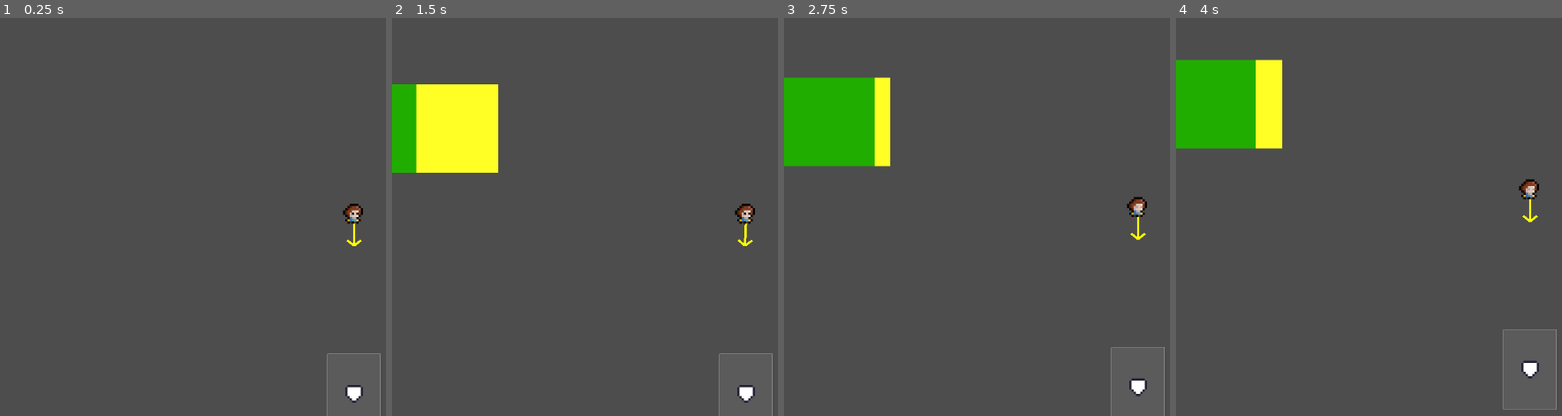
Above: before the commit, frames 1-4 (left to right).
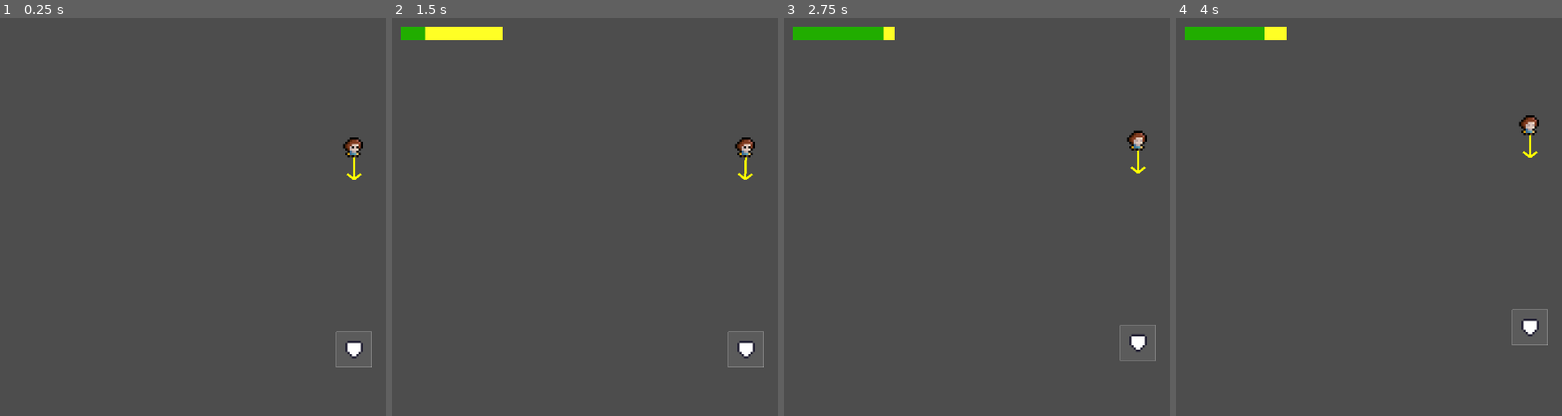
Above: after the commit, the same moments.

Repository: LunchBoxValley/base_quest
Game: Godot game, scene res://scenes/main/main.tscn
The game is run twice, just before and just after one commit, with the same random seed, the same clock (stepped at 60 frames per second) and the same inputs.
Inputs:
- Up to frame 1 (0.25 s): no input
- Up to frame 2 (1.5 s): tap Enter (pitch) at 0.5, 0.6 s; tap Space at 1.25 s; tap Left (aim_left) at 1.35 s
- Up to frame 3 (2.75 s): tap Enter (pitch) at 1.55, 2.3 s; tap Right (aim_right) at 2.1 s
- Up to frame 4 (4 s): tap Enter (pitch) at 2.85, 3.5, 3.6 s

The runs differ from the first frame. In frame 1, 1.0% of the frame differs, in the area x 84-99%, y 30-100%; in frame 2, 8.0%; in frame 3, 8.0%; in frame 4, 8.1%, in the area x 0-99%, y 2-99%.

Commit message:
update 4
updated pitching and hud

Diff:
--- a/UI/pitch_meter.tscn
+++ b/UI/pitch_meter.tscn
@@ -9,19 +9,21 @@
 anchor_top = 1.0
 anchor_right = 0.5
 anchor_bottom = 1.0
+offset_left = -160.0
+offset_top = -180.0
+offset_right = -104.0
+offset_bottom = -168.0
 grow_horizontal = 2
 grow_vertical = 0
 script = ExtResource("1_mw6vt")
 
 [node name="BarBG" type="ColorRect" parent="."]
-custom_minimum_size = Vector2(48, 0)
 layout_mode = 0
-offset_right = 40.0
-offset_bottom = 40.0
+offset_right = 46.0
+offset_bottom = 6.0
 color = Color(1, 1, 0.145098, 1)
 
 [node name="BarFG" type="ColorRect" parent="."]
 layout_mode = 0
-offset_right = 40.0
-offset_bottom = 40.0
+offset_bottom = 6.0
 color = Color(0.12845, 0.677449, 4.23551e-06, 1)
--- a/scenes/main/camera_2d.gd
+++ b/scenes/main/camera_2d.gd
@@ -2,38 +2,52 @@
 extends Camera2D
 class_name GameCamera
 
-@export var default_target_path: NodePath
+@export var default_target_path: NodePath      # drag your Pitcher here (../Entities/Pitcher)
 @export var follow_lerp_speed: float = 8.0
 
+# Where to place the default target (the pitcher) on screen BEFORE a pitch.
+# X ratio 0.5 = centered horizontally. Y ratio 1/3 = one third from top.
+@export var default_x_ratio: float = 0.5
+@export var default_y_ratio: float = 1.0 / 3.0
+
 var _target: Node2D
+var _use_offset: bool = true   # true = frame with ratios; false = center on target
 
 func _ready() -> void:
 	enabled = true
 	add_to_group("game_camera")
-	_pick_default_target()
-	if _target:
-		# Snap on boot so we don't stare at (0, 0)
-		global_position = _target.global_position
+	follow_default(true)  # snap to offset framing on startup
 
-func follow_default() -> void:
-	_pick_default_target()
-
-func follow_target(node: Node2D) -> void:
-	_target = node
-
-func _process(delta: float) -> void:
-	if _target:
-		var p := global_position.lerp(_target.global_position, clamp(delta * follow_lerp_speed, 0.0, 1.0))
-		global_position = Vector2(round(p.x), round(p.y)) # pixel-perfect rounding
-
-func _pick_default_target() -> void:
-	_target = null
+func follow_default(snap: bool = false) -> void:
+	_use_offset = true
 	if default_target_path != NodePath():
 		var d := get_node_or_null(default_target_path)
 		if d is Node2D:
 			_target = d
-			return
-	# Fallback: first node in group "pitcher"
-	var pitchers := get_tree().get_nodes_in_group("pitcher")
-	if pitchers.size() > 0 and pitchers[0] is Node2D:
-		_target = pitchers[0]
+			if snap:
+				global_position = _desired_cam_pos_for(_target.global_position, true)
+
+func follow_target(node: Node2D, snap: bool = false) -> void:
+	if node == null:
+		return
+	_use_offset = false  # when following the ball, center it
+	_target = node
+	if snap:
+		global_position = _desired_cam_pos_for(_target.global_position, false)
+
+func _process(delta: float) -> void:
+	if _target:
+		var desired := _desired_cam_pos_for(_target.global_position, _use_offset)
+		var t = clamp(delta * follow_lerp_speed, 0.0, 1.0)
+		var nx = lerp(global_position.x, desired.x, t)
+		var ny = lerp(global_position.y, desired.y, t)
+		global_position = Vector2(round(nx), round(ny))  # pixel-perfect rounding
+
+func _desired_cam_pos_for(tpos: Vector2, use_offset: bool) -> Vector2:
+	if not use_offset:
+		return tpos                    # center on target
+	var vsize := get_viewport_rect().size
+	var vcenter := vsize * 0.5
+	var desired_screen := Vector2(vsize.x * default_x_ratio, vsize.y * default_y_ratio)
+	# screen = (target - camera) + vcenter  => camera = target + vcenter - desired_screen
+	return tpos + (vcenter - desired_screen)
--- a/scenes/main/home_plate.gd
+++ b/scenes/main/home_plate.gd
@@ -1,21 +1,34 @@
+# res://scenes/main/home_plate.gd
 extends Node2D
 class_name HomePlate
 
 signal called_strike
 signal called_ball
 
-@export var zone_size := Vector2(24, 36)   # strike zone width x height (centered on this node)
-@export var show_zone: bool = true         # toggle to show/hide the overlay
+# --- Inspector controls -------------------------------------------------------
+@export_group("Strike Zone")
+@export var zone_width_px: int = 24 : set = _set_zone_width
+@export var zone_height_px: int = 36 : set = _set_zone_height
+@export var zone_offset_px: Vector2 = Vector2(0, 0) : set = _set_zone_offset
+@export var show_zone: bool = true : set = _set_show_zone
+
+# If true, we expand the zone horizontally by the ball's radius to count edge clips as strikes.
+@export var consider_ball_radius: bool = true
+@export var ball_radius_px: float = 2.0        # 4×4 ball → ~2px radius
+# Extra “forgiveness” beyond ball radius (use 0 for strict, 1–2 for a tad looser)
+@export var extra_edge_px: float = 0.0
+
+@export_group("Debug")
 @export var debug_print: bool = true
-@export var ball_radius_px: float = 2.0    # 4×4 ball -> radius ≈ 2 px for edge clips
-@export var plate_size := Vector2(8, 8)    # reference only (sprite handles visuals now)
 
+# --- Internals ----------------------------------------------------------------
 var _tracked: Dictionary = {}  # { Node2D: Vector2 } previous position per live ball
 
 func _ready() -> void:
 	set_physics_process(true)
 	queue_redraw()
 
+# Called by the Pitcher when a new ball is spawned
 func register_ball(ball: Node2D) -> void:
 	if ball == null:
 		return
@@ -33,11 +46,17 @@
 		return
 
 	var rect := _zone_global_rect()
-	var rect_bottom := rect.position.y + rect.size.y
+	var rect_top := rect.position.y
+	var rect_bottom := rect_top + rect.size.y
 	var rect_left := rect.position.x
 	var rect_right := rect_left + rect.size.x
 
-	# iterate over a copy so we can erase mid-loop
+	# Horizontal margin for strike: ball radius (optional) + extra leniency
+	var margin = (ball_radius_px if consider_ball_radius else 0.0) + max(extra_edge_px, 0.0)
+	var left_with_margin = rect_left - margin
+	var right_with_margin = rect_right + margin
+
+	# Iterate over a copy so we can erase mid-loop
 	for ball in _tracked.keys():
 		if not is_instance_valid(ball):
 			_tracked.erase(ball)
@@ -46,15 +65,12 @@
 		var prev: Vector2 = _tracked[ball]
 		var cur: Vector2 = ball.global_position
 
-		var prev_in_y := (prev.y >= rect.position.y) and (prev.y <= rect_bottom)
-		var cur_in_y := (cur.y >= rect.position.y) and (cur.y <= rect_bottom)
+		var prev_in_y := (prev.y >= rect_top) and (prev.y <= rect_bottom)
+		var cur_in_y := (cur.y >= rect_top) and (cur.y <= rect_bottom)
 
+		# Make the call exactly once when entering the Y band
 		if (not prev_in_y) and cur_in_y:
-			# treat any overlap of the 4×4 ball with the zone as a strike
-			var left := rect_left - ball_radius_px
-			var right := rect_right + ball_radius_px
-			var inside_x := (cur.x >= left) and (cur.x <= right)
-
+			var inside_x = (cur.x >= left_with_margin) and (cur.x <= right_with_margin)
 			if inside_x:
 				if debug_print: print("STRIKE")
 				called_strike.emit()
@@ -65,15 +81,39 @@
 		else:
 			_tracked[ball] = cur
 
+# --- Helpers ------------------------------------------------------------------
+func _zone_local_rect() -> Rect2:
+	# Centered on this node, then offset by zone_offset_px
+	var size := Vector2(max(1, zone_width_px), max(1, zone_height_px))
+	var top_left := -size * 0.5 + zone_offset_px
+	return Rect2(top_left, size)
+
 func _zone_global_rect() -> Rect2:
-	# centered on this node, convert to global space
-	var top_left := global_position - zone_size * 0.5
-	return Rect2(top_left, zone_size)
+	var r := _zone_local_rect()
+	return Rect2(global_position + r.position, r.size)
 
+# --- Inspector setters (auto-redraw on tweak) --------------------------------
+func _set_zone_width(v: int) -> void:
+	zone_width_px = max(1, v)
+	queue_redraw()
+
+func _set_zone_height(v: int) -> void:
+	zone_height_px = max(1, v)
+	queue_redraw()
+
+func _set_zone_offset(v: Vector2) -> void:
+	zone_offset_px = v
+	queue_redraw()
+
+func _set_show_zone(v: bool) -> void:
+	show_zone = v
+	queue_redraw()
+
+# --- Debug/Overlay draw -------------------------------------------------------
 func _draw() -> void:
 	if not show_zone:
 		return
-	# Strike zone overlay only (sprite handles plate art)
-	var zone := Rect2(-zone_size * 0.5, zone_size)
-	draw_rect(zone, Color(1, 1, 1, 0.08), true)
-	draw_rect(zone, Color(1, 1, 1, 0.35), false)
+	var r := _zone_local_rect()
+	# Fill + outline for the zone
+	draw_rect(r, Color(1, 1, 1, 0.08), true)
+	draw_rect(r, Color(1, 1, 1, 0.35), false)
--- a/scenes/main/main.tscn
+++ b/scenes/main/main.tscn
@@ -12,7 +12,9 @@
 default_target_path = NodePath("../Entities/Pitcher")
 
 [node name="HomePlate" parent="." instance=ExtResource("2_k2fmo")]
-position = Vector2(160, 140)
+position = Vector2(160, 150)
+zone_width_px = 16
+zone_height_px = 16
 
 [node name="Entities" type="Node2D" parent="."]
 y_sort_enabled = true
@@ -20,7 +22,21 @@
 [node name="Pitcher" parent="Entities" instance=ExtResource("1_hyk8p")]
 position = Vector2(160, 60)
 home_plate_path = NodePath("../../HomePlate")
-pitch_meter_path = NodePath("../../pitch_meter")
+pitch_meter_path = NodePath("../../HUD/pitch_meter")
 
-[node name="pitch_meter" parent="." instance=ExtResource("4_l3cfh")]
+[node name="HUD" type="CanvasLayer" parent="."]
+layer = 10
+
+[node name="pitch_meter" parent="HUD" instance=ExtResource("4_l3cfh")]
 visible = false
+anchors_preset = 0
+anchor_left = 0.0
+anchor_top = 0.0
+anchor_right = 0.0
+anchor_bottom = 0.0
+offset_left = 4.0
+offset_top = 4.0
+offset_right = 60.0
+offset_bottom = 16.0
+grow_horizontal = 1
+grow_vertical = 1
